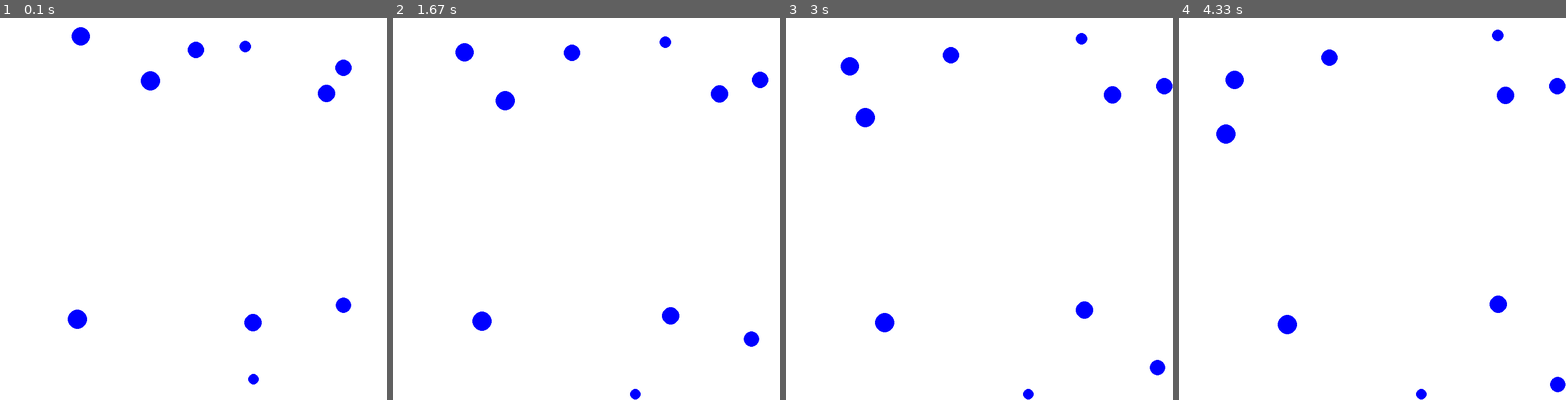
Above: before the commit, frames 1-4 (left to right).
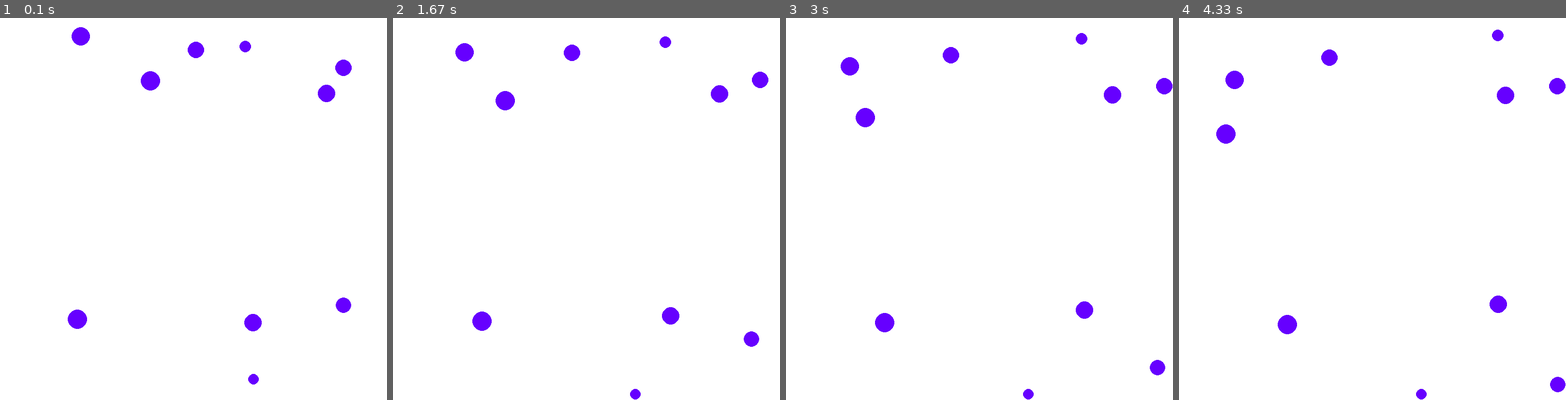
Above: after the commit, the same moments.

Repository: Ylllllax/eden_growth_model
Game: pygame game, started from Eden model/Off-lattice ball deposition.py
Same seed, same stepped clock (60 frames per second), same inputs: the game is played once before the commit and once after it. The source is Python 2; it was converted automatically to run under Python 3.
Inputs:
- Up to frame 1 (0.1 s): no input
- Up to frame 2 (1.67 s): no input
- Up to frame 3 (3 s): no input
- Up to frame 4 (4.33 s): no input

The runs differ from the first frame. In frame 1, 1.4% of the frame differs, in the area x 17-91%, y 2-96%; in frame 2, 1.4%; in frame 3, 1.4%; in frame 4, 1.4%.

Commit message:
Changed ball colour to purple and commented some more lines

Diff:
--- a/Eden model/Off-lattice ball deposition.py
+++ b/Eden model/Off-lattice ball deposition.py
@@ -2,10 +2,10 @@
 import random
 import math
 
-background_colour = (255,255,255)
+background_colour = (255, 255, 255)
 (width, height) = (800, 800)
 
-elasticity = 0    # 0 means balls stick
+elasticity = 0    # 0 means balls stick i.e. what percentage of speed is retained on bounce
 
 
 def addVectors((angle1, length1), (angle2, length2)):
@@ -46,7 +46,7 @@
         self.x = x
         self.y = y
         self.size = size
-        self.colour = (0, 0, 255)
+        self.colour = (102, 0, 255)    # a beautiful purple
         self.thickness = 0
         self.speed = 0
         self.angle = 0
